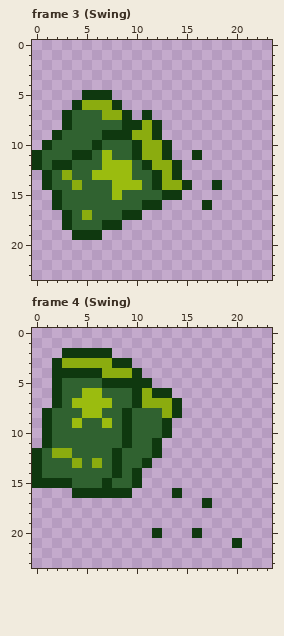
File history of a pixel-art file, scenes/Equipables/Fertilizer/fertilizer2.aseprite. That is the earlier state.
24x24 pixels, 5 frames. Shown: frame 3 (Swing), frame 4 (Swing).
The result:
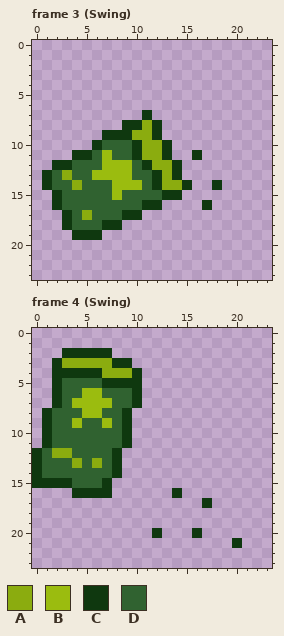
Palette (. is transparent): A #8bac0f  B #9bbc0f  C #0f380f  D #306230
Changes in this commit:
--- frame 3 (Swing), layer "Layer 2"
@@ x 0..11 @@
  4 ............
- 5 .....CCC....
- 6 ....CAAAC...
- 7 ...CDDDAAC.C
- 8 ...CDDDDDCCA
- 9 ..CDDDDCCCAA
-10 .CDDDDCDDDCA
-11 CDDDCCDBDDCA
-12 CDCCDDDBBBDC
+ 5 ............
+ 6 ............
+ 7 ...........C
+ 8 .........CCA
+ 9 .......CCCAA
+10 ......CDDDCA
+11 ....CCDBDDCA
+12 ..CCDDDBBBDC
 13 .CDADDBBBBDD
--- frame 4 (Swing), layer "Layer 2"
@@ x 6..16 @@
  4 CAAAC......
- 5 DCCCCC.....
- 6 BDDDCACC...
- 7 BBDDCAAAC..
- 8 BDDCDDDAC..
- 9 DBDCDDDC...
-10 DDDCDDDC...
-11 DDDCDDC....
-12 DDCDDDC....
-13 ADCDDC.....
-14 DDCDC......
-15 DCDDC......
-16 CCCC....C..
+ 5 DCCCC......
+ 6 BDDDC......
+ 7 BBDDC......
+ 8 BDDC.......
+ 9 DBDC.......
+10 DDDC.......
+11 DDDC.......
+12 DDC........
+13 ADC........
+14 DDC........
+15 DC.........
+16 CC......C..
 17 ...........
Pixel boxes of the changes (left, top, right, bottom) in both pictures:
erased: (32, 90, 132, 170)
erased: (112, 378, 182, 498)
